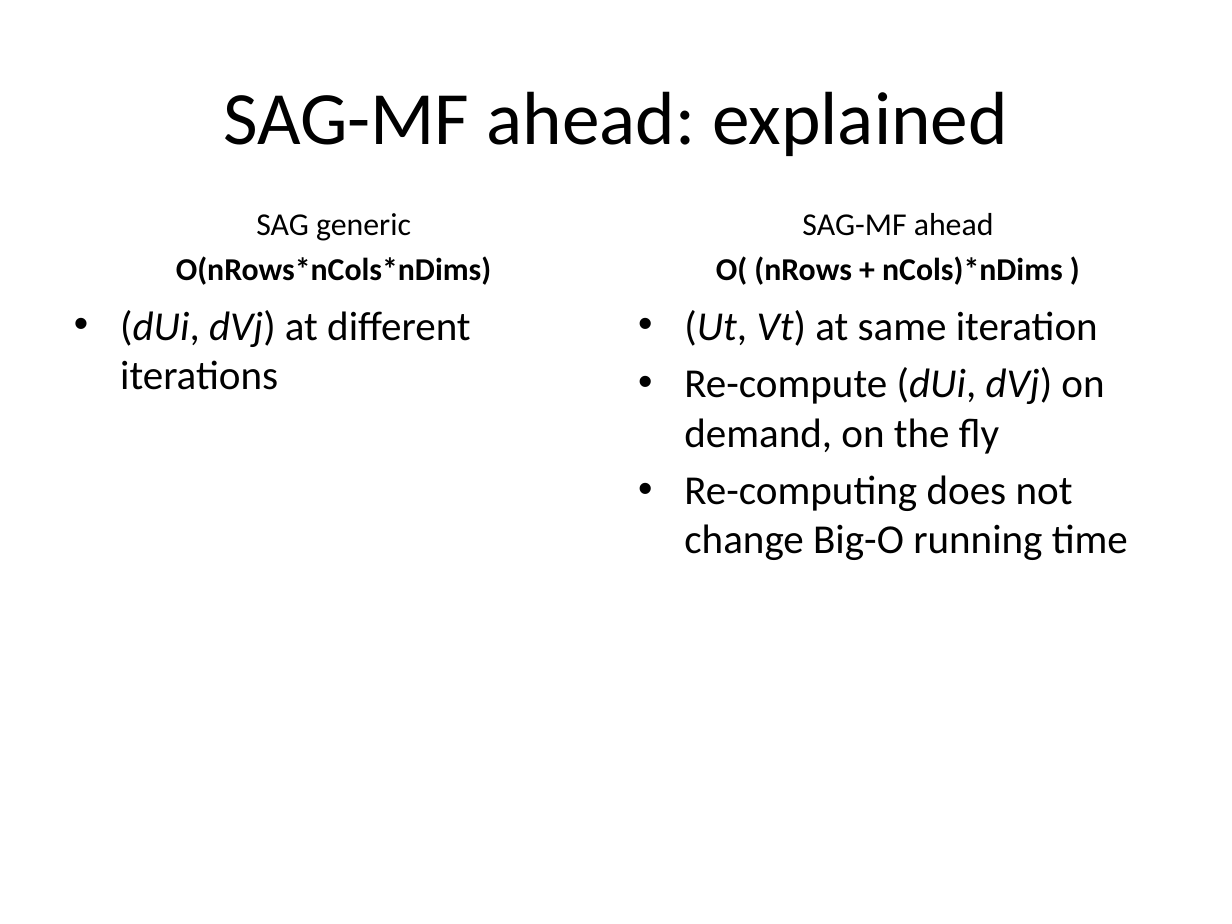
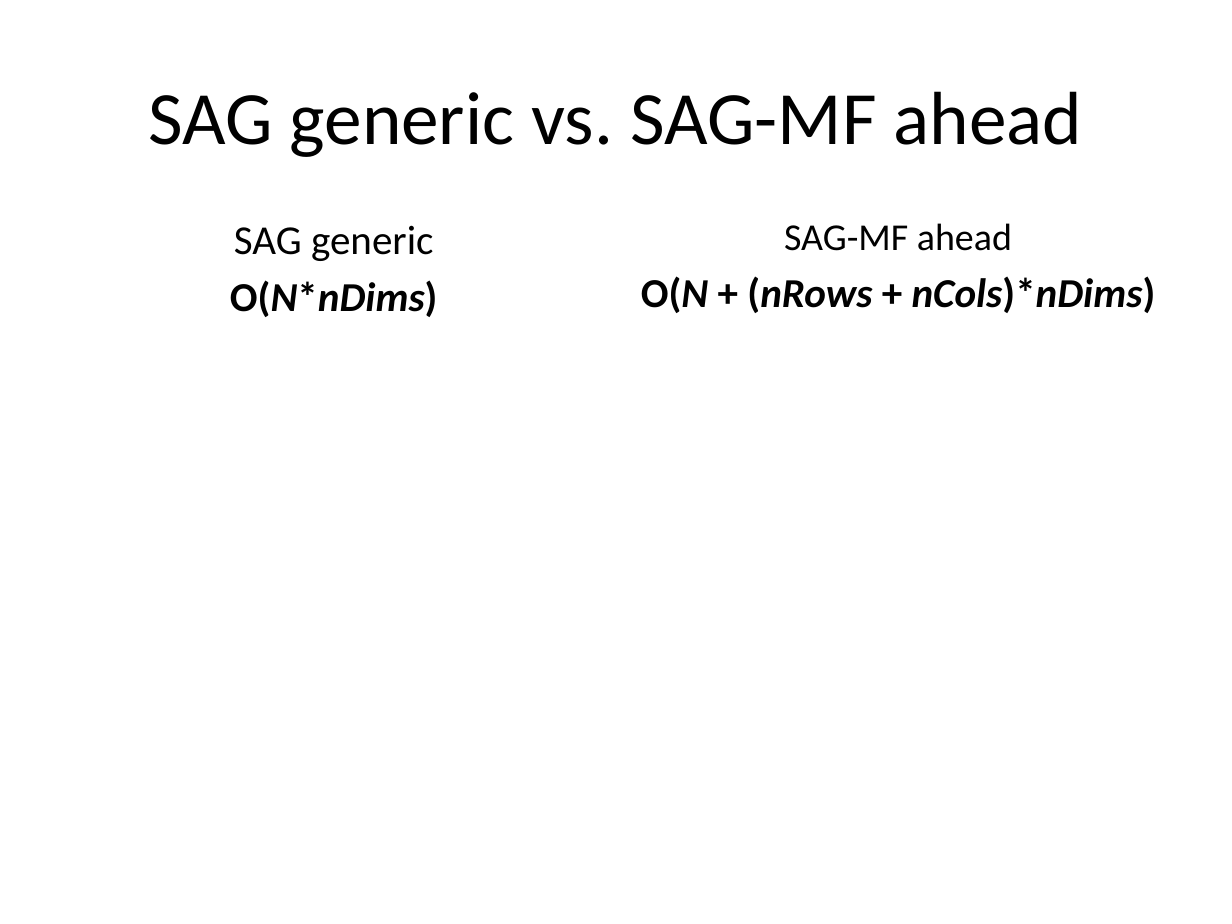
Before and after one commit to jamestklo/MatrixFactorizationMatlab, a slide deck: slide 30 of cs534L-SAGmf.pptx (slide 24 before the commit). Drawn at 1232x924 pixels with LibreOffice and Linux fonts; fonts in the diff are those of the drawing; grey boxes stand for pictures. Boxes give left, top, right and bottom in pixels: in the first picture for what was removed or moved away, otherwise in the second. Text is boxed around its words. In the diff, an @@ line names an element or a change of style, - is before the commit and + after.

```diff
--- a/cs534L-SAGmf.pptx
+++ b/cs534L-SAGmf.pptx
@@ title at [148, 91, 1083, 157]: text changed @@
-SAG-MF ahead: explained
+SAG generic vs. SAG-MF ahead
@@ text "SAG generic" at [230, 225, 438, 317]: vertical alignment bottom to top @@
@@ text "SAG-MF ahead" at [641, 223, 1156, 313]: vertical alignment bottom to top @@
@@ text at [234, 225, 433, 261]: size 18.6 to 24 pt in "SAG generic"; more space between paragraphs @@
@@ text at [784, 223, 1012, 251]: size 18.6 to 22.2 pt in "SAG-MF ahead" @@
@@ text at [230, 280, 438, 317]: text changed; size 18.6 to 24 pt; italic on @@
-O(nRows*nCols*nDims)
+O(N*nDims)
@@ text at [641, 276, 1156, 313]: text changed; size 18.6 to 24.1 pt; italic on @@
-O( (nRows + nCols)*nDims )
+O(N + (nRows + nCols)*nDims)
@@ text removed at [120, 310, 470, 390] @@
-• (dUi, dVj) at different iterations
@@ text removed at [684, 310, 1128, 560] @@
-• (Ut, Vt) at same iteration
-• Re-compute (dUi, dVj) on demand, on the fly
-• Re-computing does not change Big-O running time
```
Also in this commit, not shown: 23 other slides changed, 20 slides added, 5 slides removed, 1 other file.
